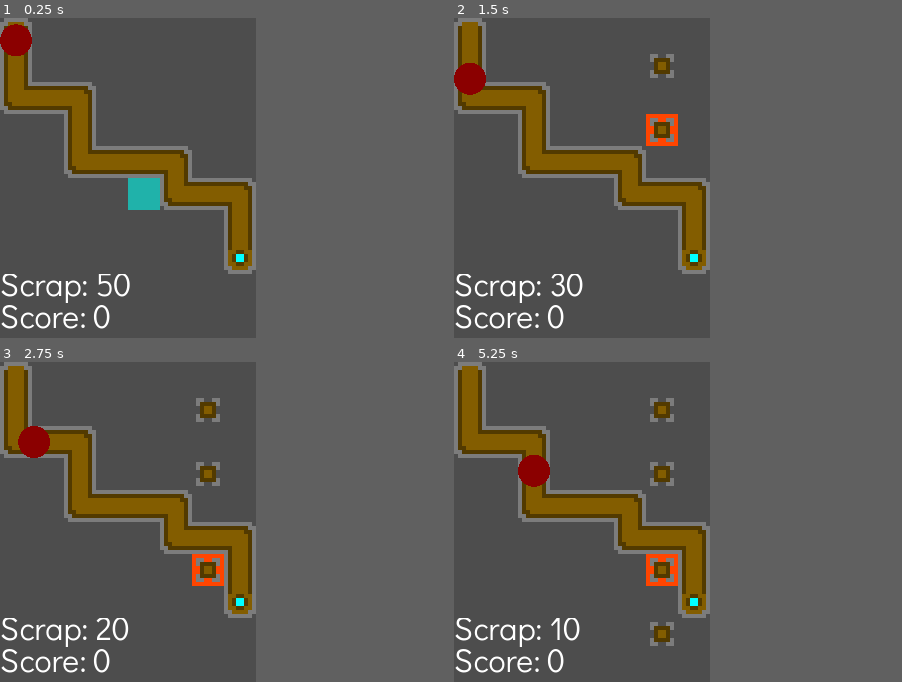
Above: before the commit, frames 1-4 (two rows, left to right).
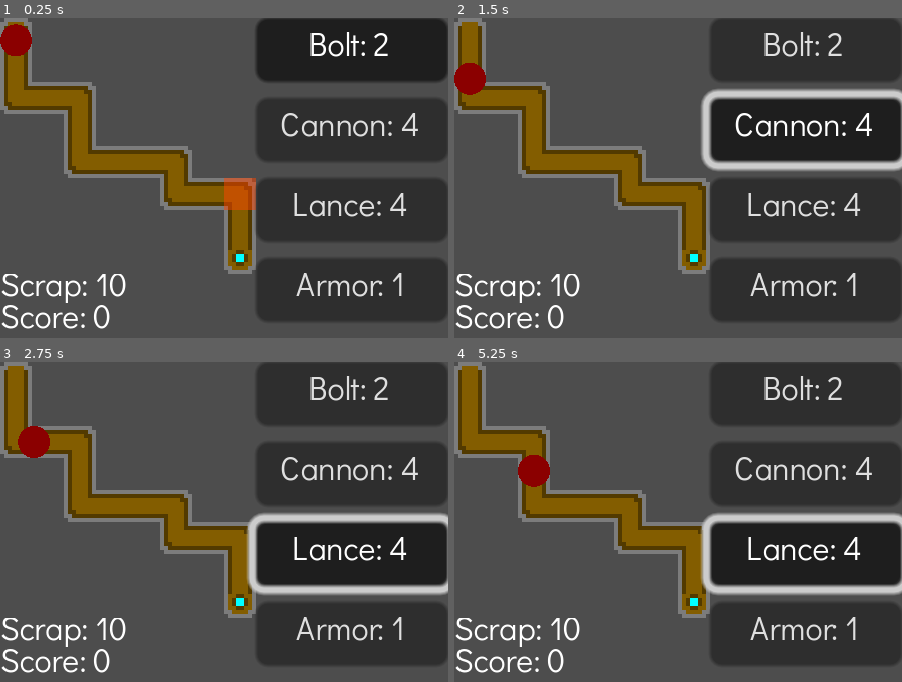
Above: after the commit, the same moments.

Repository: the-alex-g/LD53
Game: Godot game, scene res://main/main.tscn
Two runs of this game, one before a commit and one after it. Both use one fixed random seed, a clock stepped at 60 frames per second and the inputs below.
Inputs (mouse positions are in pixels of both pictures, inside the frame that each line leads up to):
- Up to frame 1 (0.25 s): no input
- Up to frame 2 (1.5 s): click (655, 50) at 0.5 s, where only the run after the commit has a clickable "Bolt: 2"; click (655, 130) at 1.25 s, where only the run after the commit has a clickable "Cannon: 4"
- Up to frame 3 (2.75 s): click (201, 554) at 2 s, where only the run after the commit has a clickable "Lance: 4"
- Up to frame 4 (5.25 s): click (655, 634) at 2.75 s, where only the run after the commit has a clickable "Armor: 1"; click (655, 394) at 3.5 s, where only the run after the commit has a clickable "Bolt: 2"; click (655, 474) at 4.25 s, where only the run after the commit has a clickable "Cannon: 4"; click (655, 554) at 5 s, where only the run after the commit has a clickable "Lance: 4"
In our replay, the window is 256x320 before the commit and 448x320 after it. These sizes can differ from the game's own. Grey fills any space a smaller window leaves; there, only what the larger window draws over its background counts as a difference.

The runs differ from the first frame. In frame 1, 12% of the frame differs, in the area x 1-100%, y 0-100%; in frame 2, 12%; in frame 3, 13%; in frame 4, 13%.

Commit message:
Add different tower types

Diff:
--- a/project/enemy/enemy_explosion.gd
+++ b/project/enemy/enemy_explosion.gd
@@ -20,9 +20,5 @@
 	queue_free()
 
 
-func _process(delta:float)->void:
-	$CollisionShape2D.shape.radius = clamp(lerp(explosion_radius, 0.0, $LifeTimer.time_left / _particles.lifetime), 0.0, explosion_radius)
-
-
 func _on_area_entered(area:Area2D)->void:
 	area.damage()
--- a/project/main/hud.gd
+++ b/project/main/hud.gd
@@ -1,7 +1,17 @@
 extends CanvasLayer
+
+signal selection_changed(new_selection)
 
 @onready var _scrap_label : Label = $Control/ScrapLabel
 @onready var _score_label : Label = $Control/ScoreLabel
+@onready var _bolt_button : Button = $TowerTypes/Bolt
+@onready var _cannon_button : Button = $TowerTypes/Cannon
+@onready var _lance_button : Button = $TowerTypes/Lance
+@onready var _armor_button : Button = $TowerTypes/Armor
+
+
+func _ready()->void:
+	_bolt_button.button_pressed = true
 
 
 func _on_main_update_scrap(value:int)->void:
@@ -10,3 +20,43 @@
 
 func _on_main_update_score(value:int)->void:
 	_score_label.text = "Score: " + str(value)
+
+
+func _on_bolt_toggled(button_pressed:bool)->void:
+	if button_pressed:
+		_cannon_button.set_pressed_no_signal(false)
+		_lance_button.set_pressed_no_signal(false)
+		_armor_button.set_pressed_no_signal(false)
+		emit_signal("selection_changed", "bolt")
+	else:
+		_bolt_button.set_pressed_no_signal(true)
+
+
+func _on_cannon_toggled(button_pressed:bool)->void:
+	if button_pressed:
+		_bolt_button.set_pressed_no_signal(false)
+		_lance_button.set_pressed_no_signal(false)
+		_armor_button.set_pressed_no_signal(false)
+		emit_signal("selection_changed", "cannon")
+	else:
+		_cannon_button.set_pressed_no_signal(true)
+
+
+func _on_lance_toggled(button_pressed:bool)->void:
+	if button_pressed:
+		_cannon_button.set_pressed_no_signal(false)
+		_bolt_button.set_pressed_no_signal(false)
+		_armor_button.set_pressed_no_signal(false)
+		emit_signal("selection_changed", "lance")
+	else:
+		_lance_button.set_pressed_no_signal(true)
+
+
+func _on_armor_toggled(button_pressed:bool)->void:
+	if button_pressed:
+		_cannon_button.set_pressed_no_signal(false)
+		_lance_button.set_pressed_no_signal(false)
+		_bolt_button.set_pressed_no_signal(false)
+		emit_signal("selection_changed", "armor")
+	else:
+		_armor_button.set_pressed_no_signal(true)
--- a/project/main/hud.tscn
+++ b/project/main/hud.tscn
@@ -34,3 +34,38 @@
 offset_top = -6.0
 grow_horizontal = 2
 grow_vertical = 0
+
+[node name="TowerTypes" type="VBoxContainer" parent="."]
+anchors_preset = 11
+anchor_left = 1.0
+anchor_right = 1.0
+anchor_bottom = 1.0
+offset_left = -48.0
+grow_horizontal = 0
+grow_vertical = 2
+theme = ExtResource("1_husl3")
+
+[node name="Bolt" type="Button" parent="TowerTypes"]
+layout_mode = 2
+toggle_mode = true
+text = "Bolt: 2"
+
+[node name="Cannon" type="Button" parent="TowerTypes"]
+layout_mode = 2
+toggle_mode = true
+text = "Cannon: 4"
+
+[node name="Lance" type="Button" parent="TowerTypes"]
+layout_mode = 2
+toggle_mode = true
+text = "Lance: 4"
+
+[node name="Armor" type="Button" parent="TowerTypes"]
+layout_mode = 2
+toggle_mode = true
+text = "Armor: 1"
+
+[connection signal="toggled" from="TowerTypes/Bolt" to="." method="_on_bolt_toggled"]
+[connection signal="toggled" from="TowerTypes/Cannon" to="." method="_on_cannon_toggled"]
+[connection signal="toggled" from="TowerTypes/Lance" to="." method="_on_lance_toggled"]
+[connection signal="toggled" from="TowerTypes/Armor" to="." method="_on_armor_toggled"]
--- a/project/main/main.gd
+++ b/project/main/main.gd
@@ -3,16 +3,29 @@
 signal update_scrap(value)
 signal update_score(value)
 
+enum Towers {ARMOR, BOLT, CANNON, LANCE}
+
 const MAP_SIZE := 8
 const TILE_SIZE := 8
+const TOWER_COSTS := {
+	Towers.ARMOR:1,
+	Towers.BOLT:2,
+	Towers.CANNON:4,
+	Towers.LANCE:4,
+}
+const TOWER_STRINGS := {
+	Towers.BOLT:"bolt",
+	Towers.CANNON:"cannon",
+	Towers.LANCE:"lance",
+}
 
 var _unit_path_points : PackedVector2Array = []
-var _unit_tower_positions : PackedVector2Array = []
 var _can_place := false
 var _enemies_created := 0
-var _scrap := 50 : set = _set_scrap
-var _tower_cost := 10
+var _scrap := 10 : set = _set_scrap
+var _tower_selected := Towers.BOLT
 var _score := 0 : set = _set_score
+var _towers := {}
 
 @onready var _enemy_path : Path2D = $EnemyPath
 @onready var _tilemap : TileMap = $TileMap
@@ -26,26 +39,44 @@
 
 func _process(_delta:float)->void:
 	var mouse_unit_position := _tilemap.local_to_map(_tilemap.to_local(get_global_mouse_position()))
-	if _unit_path_points.has(mouse_unit_position) or _unit_tower_positions.has(mouse_unit_position) or _scrap < _tower_cost:
-		_can_place = false
-	else:
-		_can_place = true
+	_evaluate_can_place(mouse_unit_position)
 
 	if Input.is_action_just_pressed("place_tower") and _can_place:
 		_place_tower(mouse_unit_position)
 
-	if mouse_unit_position.y <= MAP_SIZE - 1:
+	if mouse_unit_position.y > MAP_SIZE - 1 or mouse_unit_position.x > MAP_SIZE - 1:
+		# cursor off board, make it invisible
+		_tower_placement.modulate = Color(1.0, 1.0, 1.0, 0.0)
+	else:
 		_tower_placement.position = mouse_unit_position * TILE_SIZE
-		_tower_placement.modulate = Color.LIGHT_SEA_GREEN if _can_place else Color.ORANGE_RED
+		_tower_placement.modulate = Color(Color.LIGHT_SEA_GREEN, 0.5) if _can_place else Color(Color.ORANGE_RED, 0.5)
+
+
+func _evaluate_can_place(mouse_unit_position:Vector2)->void:
+	if _tower_placement.modulate != Color(1.0, 1.0, 1.0, 0.0):
+		if _tower_selected != Towers.ARMOR:
+			if _unit_path_points.has(mouse_unit_position) or _towers.has(mouse_unit_position) or _scrap < _get_tower_cost():
+				_can_place = false
+			else:
+				_can_place = true
+		else:
+			if _towers.has(mouse_unit_position) and _scrap >= _get_tower_cost():
+				if _towers[mouse_unit_position].armored:
+					_can_place = false
+				else:
+					_can_place = true
+			else:
+				_can_place = false
 	else:
-		_tower_placement.modulate = Color(1.0, 1.0, 1.0, 0.0)
+		_can_place = false
+
 
 
 func _start_game()->void:
 	_generate_enemy_path()
 	_create_enemy()
 	_set_score(0)
-	_set_scrap(50)
+	_set_scrap(10)
 
 
 func _generate_enemy_path()->void:
@@ -72,7 +103,7 @@
 
 func _create_enemy(upgrades := 0)->void:
 	if upgrades > 0:
-		_set_scrap(_scrap + upgrades * 5)
+		_set_scrap(_scrap + upgrades)
 		_set_score(_score + upgrades)
 
 	var handle := PathFollow2D.new()
@@ -87,21 +118,23 @@
 
 
 func _place_tower(unit_position:Vector2)->void:
-	_set_scrap(_scrap - _tower_cost)
+	_set_scrap(_scrap - _get_tower_cost())
 
-	_unit_tower_positions.append(unit_position)
-	var local_position := (unit_position + Vector2.ONE / 2) * TILE_SIZE
+	if _tower_selected != Towers.ARMOR:
+		var local_position := (unit_position + Vector2.ONE / 2) * TILE_SIZE
 
-	var tower := preload("res://tower/tower.tscn").instantiate()
-	tower.destroyed.connect(_tower_destroyed.bind(unit_position), CONNECT_ONE_SHOT)
-	tower.position = local_position
-	$TowerContainer.add_child(tower)
+		var tower : Tower = load("res://tower/" + TOWER_STRINGS[_tower_selected] + "_tower.tscn").instantiate()
+		tower.destroyed.connect(_tower_destroyed.bind(unit_position, _get_tower_cost()), CONNECT_ONE_SHOT)
+		tower.position = local_position
+		$TowerContainer.add_child(tower)
+		_towers[unit_position] = tower
+	else:
+		_towers[unit_position].armor()
 
 
-func _tower_destroyed(tower_position:Vector2)->void:
-	_set_scrap(_scrap + floor(_tower_cost / 2.0))
-	var tower_position_index := _unit_tower_positions.find(tower_position)
-	_unit_tower_positions.remove_at(tower_position_index)
+func _tower_destroyed(tower_position:Vector2, tower_cost:int)->void:
+	_set_scrap(_scrap + floor(tower_cost / 2.0))
+	_towers.erase(tower_position)
 
 
 func _enemy_reached_end()->void:
@@ -120,3 +153,19 @@
 func _set_score(value:int)->void:
 	_score = value
 	emit_signal("update_score", value)
+
+
+func _get_tower_cost()->int:
+	return TOWER_COSTS[_tower_selected]
+
+
+func _on_hud_selection_changed(new_selection:String)->void:
+	match new_selection:
+		"armor":
+			_tower_selected = Towers.ARMOR
+		"bolt":
+			_tower_selected = Towers.BOLT
+		"cannon":
+			_tower_selected = Towers.CANNON
+		"lance":
+			_tower_selected = Towers.LANCE
--- a/project/main/main.tscn
+++ b/project/main/main.tscn
@@ -56,13 +56,14 @@
 [node name="EnemyPath" type="Path2D" parent="."]
 curve = SubResource("Curve2D_qw4mj")
 
+[node name="TowerContainer" type="Node2D" parent="."]
+
 [node name="TowerPlacement" type="Sprite2D" parent="."]
 texture = ExtResource("2_afegi")
 centered = false
-
-[node name="TowerContainer" type="Node2D" parent="."]
 
 [node name="HUD" parent="." instance=ExtResource("4_d5w23")]
 
 [connection signal="update_score" from="." to="HUD" method="_on_main_update_score"]
 [connection signal="update_scrap" from="." to="HUD" method="_on_main_update_scrap"]
+[connection signal="selection_changed" from="HUD" to="." method="_on_hud_selection_changed"]
--- a/project/project.godot
+++ b/project/project.godot
@@ -17,7 +17,7 @@
 
 [display]
 
-window/size/viewport_width=64
+window/size/viewport_width=112
 window/size/viewport_height=80
 window/stretch/mode="canvas_items"
 
--- a/project/projectiles/base_projectile.tscn
+++ /dev/null
@@ -1,14 +0,0 @@
-[gd_scene load_steps=3 format=3 uid="uid://bafrptls33se0"]
-
-[ext_resource type="Script" path="res://projectiles/base_projectile.gd" id="1_kxvn4"]
-
-[sub_resource type="CircleShape2D" id="CircleShape2D_5gkdh"]
-radius = 2.0
-
-[node name="Projectile" type="CharacterBody2D"]
-collision_layer = 8
-collision_mask = 4
-script = ExtResource("1_kxvn4")
-
-[node name="CollisionShape2D" type="CollisionShape2D" parent="."]
-shape = SubResource("CircleShape2D_5gkdh")
--- a/project/projectiles/base_projectile.gd
+++ b/project/projectiles/projectile.gd
@@ -5,6 +5,14 @@
 
 var direction := 0.0
 var damage := 0
+var type := ""
+
+@onready var _sprite : AnimatedSprite2D = $Sprite
+
+
+func _ready()->void:
+	_sprite.play(type)
+	_sprite.rotation = direction
 
 
 func _process(delta:float)->void:
--- /dev/null
+++ b/project/projectiles/projectile.tscn
@@ -0,0 +1,48 @@
+[gd_scene load_steps=7 format=3 uid="uid://b8kqrwmcs73ab"]
+
+[ext_resource type="Script" path="res://projectiles/projectile.gd" id="1_atv7k"]
+[ext_resource type="Texture2D" uid="uid://dfe22v17qg355" path="res://projectiles/bolt.png" id="2_jhjax"]
+[ext_resource type="Texture2D" uid="uid://btrbsmvluxdhm" path="res://projectiles/cannonball.png" id="3_y5b5q"]
+[ext_resource type="Texture2D" uid="uid://dh7hoyq7ulvit" path="res://projectiles/lance.png" id="4_p6puk"]
+
+[sub_resource type="CircleShape2D" id="CircleShape2D_5gkdh"]
+radius = 2.0
+
+[sub_resource type="SpriteFrames" id="SpriteFrames_ejfhv"]
+animations = [{
+"frames": [{
+"duration": 1.0,
+"texture": ExtResource("2_jhjax")
+}],
+"loop": true,
+"name": &"bolt",
+"speed": 5.0
+}, {
+"frames": [{
+"duration": 1.0,
+"texture": ExtResource("3_y5b5q")
+}],
+"loop": true,
+"name": &"cannon",
+"speed": 5.0
+}, {
+"frames": [{
+"duration": 1.0,
+"texture": ExtResource("4_p6puk")
+}],
+"loop": true,
+"name": &"lance",
+"speed": 5.0
+}]
+
+[node name="Projectile" type="CharacterBody2D"]
+collision_layer = 8
+collision_mask = 4
+script = ExtResource("1_atv7k")
+
+[node name="CollisionShape2D" type="CollisionShape2D" parent="."]
+shape = SubResource("CircleShape2D_5gkdh")
+
+[node name="Sprite" type="AnimatedSprite2D" parent="."]
+sprite_frames = SubResource("SpriteFrames_ejfhv")
+animation = &"cannon"
--- /dev/null
+++ b/project/tower/bolt_tower.tscn
@@ -0,0 +1,60 @@
+[gd_scene load_steps=8 format=3 uid="uid://cxsswh67asvyi"]
+
+[ext_resource type="Script" path="res://tower/tower.gd" id="1_2yi5r"]
+[ext_resource type="Texture2D" uid="uid://phkadqksb2yh" path="res://tower/tower_base.png" id="2_6vs4u"]
+
+[sub_resource type="CircleShape2D" id="CircleShape2D_28s37"]
+radius = 4.0
+
+[sub_resource type="CircleShape2D" id="CircleShape2D_3bdhl"]
+
+[sub_resource type="AtlasTexture" id="AtlasTexture_u55wb"]
+atlas = ExtResource("2_6vs4u")
+region = Rect2(0, 8, 8, 8)
+
+[sub_resource type="AtlasTexture" id="AtlasTexture_2n423"]
+atlas = ExtResource("2_6vs4u")
+region = Rect2(0, 0, 8, 8)
+
+[sub_resource type="SpriteFrames" id="SpriteFrames_c1w3l"]
+animations = [{
+"frames": [{
+"duration": 1.0,
+"texture": SubResource("AtlasTexture_u55wb")
+}],
+"loop": true,
+"name": &"armored",
+"speed": 5.0
+}, {
+"frames": [{
+"duration": 1.0,
+"texture": SubResource("AtlasTexture_2n423")
+}],
+"loop": true,
+"name": &"default",
+"speed": 5.0
+}]
+
+[node name="Tower" type="Area2D"]
+collision_layer = 2
+collision_mask = 2
+script = ExtResource("1_2yi5r")
+
+[node name="CollisionShape2D" type="CollisionShape2D" parent="."]
+shape = SubResource("CircleShape2D_28s37")
+
+[node name="AttackArea" type="Area2D" parent="."]
+collision_layer = 0
+collision_mask = 4
+
+[node name="CollisionShape2D" type="CollisionShape2D" parent="AttackArea"]
+shape = SubResource("CircleShape2D_3bdhl")
+
+[node name="Base" type="AnimatedSprite2D" parent="."]
+sprite_frames = SubResource("SpriteFrames_c1w3l")
+
+[node name="AttackTimer" type="Timer" parent="."]
+
+[connection signal="body_entered" from="AttackArea" to="." method="_on_body_entered"]
+[connection signal="body_exited" from="AttackArea" to="." method="_on_body_exited"]
+[connection signal="timeout" from="AttackTimer" to="." method="_on_attack_timer_timeout"]
--- /dev/null
+++ b/project/tower/cannon_tower.tscn
@@ -0,0 +1,8 @@
+[gd_scene load_steps=2 format=3 uid="uid://uhebvu8auydl"]
+
+[ext_resource type="PackedScene" uid="uid://cxsswh67asvyi" path="res://tower/bolt_tower.tscn" id="1_qyef6"]
+
+[node name="CannonTower" instance=ExtResource("1_qyef6")]
+attack_delay_time = 1.5
+attack_damage = 2
+tower_type = "cannon"
--- /dev/null
+++ b/project/tower/lance_tower.tscn
@@ -0,0 +1,8 @@
+[gd_scene load_steps=2 format=3 uid="uid://dbjd4syiyjv1n"]
+
+[ext_resource type="PackedScene" uid="uid://cxsswh67asvyi" path="res://tower/bolt_tower.tscn" id="1_or7hm"]
+
+[node name="LanceTower" instance=ExtResource("1_or7hm")]
+range_in_tiles = 4.0
+attack_delay_time = 1.5
+tower_type = "lance"
--- a/project/tower/tower.gd
+++ b/project/tower/tower.gd
@@ -8,9 +8,10 @@
 @export var range_in_tiles := 2.0
 @export var attack_delay_time := 1.0
 @export var attack_damage := 1
-@export var projectile_type : PackedScene
+@export_enum("lance", "cannon", "bolt") var tower_type := "bolt"
 
 var _target : Enemy = null
+var armored := false
 
 @onready var _range := (range_in_tiles + 0.5) * TILE_SIZE
 @onready var _attack_timer : Timer = $AttackTimer
@@ -23,7 +24,8 @@
 
 
 func _on_attack_timer_timeout()->void:
-	var projectile : Projectile = projectile_type.instantiate()
+	var projectile : Projectile = preload("res://projectiles/projectile.tscn").instantiate()
+	projectile.type = tower_type
 	projectile.position = global_position
 	projectile.direction = get_angle_to(_target.global_position)
 	projectile.damage = attack_damage
@@ -42,6 +44,15 @@
 		_attack_timer.stop()
 
 
+func armor()->void:
+	armored = true
+	$Base.play("armored")
+
+
 func damage()->void:
-	emit_signal("destroyed")
-	queue_free()
+	if armored:
+		armored = false
+		$Base.play("default")
+	else:
+		emit_signal("destroyed")
+		queue_free()
--- a/project/tower/tower.tscn
+++ /dev/null
@@ -1,35 +0,0 @@
-[gd_scene load_steps=6 format=3 uid="uid://dswv6otceoq4j"]
-
-[ext_resource type="Script" path="res://tower/tower.gd" id="1_gdiol"]
-[ext_resource type="Texture2D" uid="uid://phkadqksb2yh" path="res://tower/tower_base.png" id="2_gng6y"]
-[ext_resource type="PackedScene" uid="uid://bafrptls33se0" path="res://projectiles/base_projectile.tscn" id="2_t88w5"]
-
-[sub_resource type="CircleShape2D" id="CircleShape2D_28s37"]
-radius = 4.0
-
-[sub_resource type="CircleShape2D" id="CircleShape2D_3bdhl"]
-
-[node name="Tower" type="Area2D"]
-collision_layer = 2
-collision_mask = 2
-script = ExtResource("1_gdiol")
-projectile_type = ExtResource("2_t88w5")
-
-[node name="CollisionShape2D" type="CollisionShape2D" parent="."]
-shape = SubResource("CircleShape2D_28s37")
-
-[node name="AttackArea" type="Area2D" parent="."]
-collision_layer = 0
-collision_mask = 4
-
-[node name="CollisionShape2D" type="CollisionShape2D" parent="AttackArea"]
-shape = SubResource("CircleShape2D_3bdhl")
-
-[node name="Base" type="Sprite2D" parent="."]
-texture = ExtResource("2_gng6y")
-
-[node name="AttackTimer" type="Timer" parent="."]
-
-[connection signal="body_entered" from="AttackArea" to="." method="_on_body_entered"]
-[connection signal="body_exited" from="AttackArea" to="." method="_on_body_exited"]
-[connection signal="timeout" from="AttackTimer" to="." method="_on_attack_timer_timeout"]
Binary file added: project/projectiles/bolt.png
Not shown, added: project/projectiles/bolt.png.import
Binary file added: project/projectiles/cannonball.png
Not shown, added: project/projectiles/cannonball.png.import
Binary file added: project/projectiles/lance.png
Not shown, added: project/projectiles/lance.png.import
Binary file changed: project/tower/tower_base.png
Not shown, added: raw_files/bolt.piskel
Not shown, added: raw_files/cannonball.piskel
Not shown, added: raw_files/lance.piskel
Not shown, changed: raw_files/tower_base.piskel
